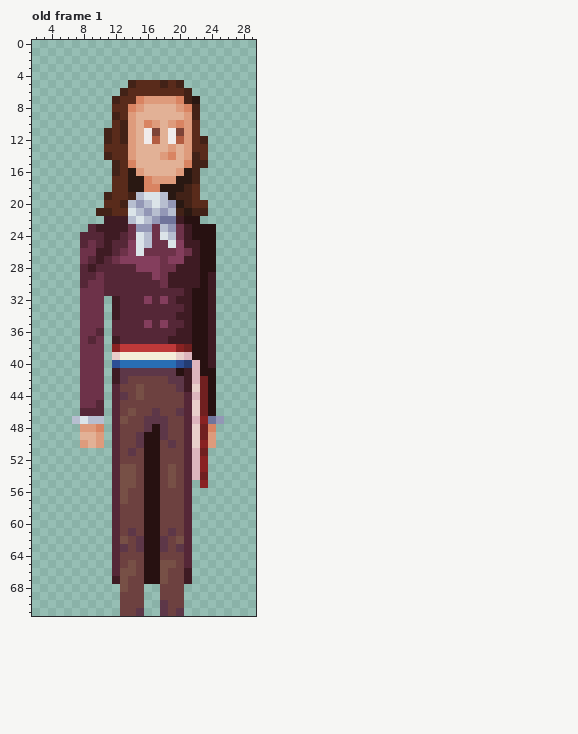
Two versions of one pixel-art file, Sprites/personagens/fase 4/desmoulins.aseprite. The picture above is the old version.
36x90 pixels, 1 frame. Shown: old frame 1: x 2..29, y 0..71. The commit also changed other frames or places, which this record leaves out.
The result:
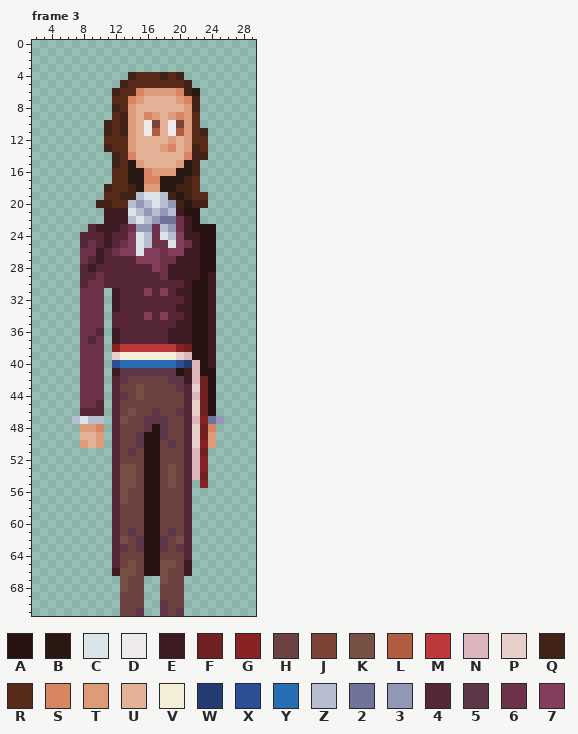
Palette (. is transparent): A #271111  B #291812  C #dbe4e9  D #f0ebeb  E #3e1b23  F #702020  G #892222  H #6d4140  J #7d4337  K #775046  L #b25c41  M #be3939  N #ddb5bd  P #e8cfca  Q #422217  R #592b1b  S #d98462  T #de9b7c  U #e2b196  V #f4edd8  W #243c72  X #2b4e95  Y #286eb4  Z #b7bed0  2 #70749b  3 #9397b6  4 #552737  5 #5d3748  6 #6d3249  7 #843e5d
A new or re-ordered frame is compared with the old frame closest to it.
Difference:
frames 1 -> 4
layer "Grupo 1/casaco" added
layer "Grupo 1/gola casaco" added
layer "casaco" removed
layer "gola casaco" removed
Frame 3 is new; against old frame 1:
y 4: x 14..20 ....... -> QRRRQRQ
y 5: x 13..14 .Q -> QR; x 18 Q -> R; x 20..21 Q. -> RQ
y 6: x 12..13 .Q -> QR; x 15..20 RRRRRR -> STTTTS; x 22 . -> B
y 7: x 12 Q -> R; x 14..22 RSTTTTSQB -> STUUUUTSQ
y 8: x 12 R -> Q; x 14..15 ST -> TU; x 20..21 TS -> UT
y 9: x 12..13 QR -> RQ; x 16..17 UU -> ST; x 19..20 UU -> TS; x 22 Q -> R
y 10: x 11 . -> Q; x 16..17 ST -> DJ; x 19..20 TS -> DJ
y 11: x 17 J -> L; x 20 J -> L; x 23 . -> Q
y 12: x 11 Q -> R; x 13 Q -> R; x 16..17 DL -> UU; x 19..20 DL -> TU; x 23 Q -> R
y 13: x 11 R -> Q; x 18..19 UT -> TS; x 22 R -> Q
y 14: x 11..12 QR -> .Q; x 14 T -> S; x 18..19 TS -> UU; x 21 T -> S; x 23 R -> Q
y 15: x 14..15 SU -> BT; x 20..21 US -> TB; x 23 Q -> .
y 16: x 12 Q -> R; x 15..20 TUUUUT -> BSTTTB
y 17: x 17..19 TTT -> SBB; x 21..22 BQ -> QR
y 18: x 11 . -> Q; x 14 B -> Q; x 16..17 SS -> TT; x 20 B -> Q
y 19: x 11 Q -> R; x 13 R -> Q; x 19..20 BQ -> QB; x 23 . -> R
y 20: x 10..11 .R -> QQ; x 13 Q -> R; x 20..23 BQRR -> QBQQ
y 21: x 10..13 QQRR -> .EEE; x 20..23 QBQQ -> EAA.
y 22: x 20..21 EA -> 6E
y 23: x 13 E -> 4
y 24: x 12 E -> 4; x 14 6 -> 7; x 20 6 -> 7; x 22 A -> E
y 25: x 13 4 -> 6; x 21 E -> 6
y 26: x 11..13 E46 -> 467; x 16..17 66 -> 77; x 19 6 -> 7; x 21 6 -> E
y 27: x 12..14 677 -> 444; x 19..20 77 -> 6E
y 28: x 15..16 77 -> 44; x 19 6 -> E
y 29: x 17 7 -> 4
y 30: x 18..20 6EE -> 444; x 22 E -> A
y 31: x 11..12 44 -> .E; x 16 4 -> 7; x 18 4 -> 7; x 20 4 -> E
y 32: x 16 7 -> 4; x 18 7 -> 4; x 20 E -> 4
y 33: x 20 4 -> E
y 34: x 12 E -> 4; x 16 4 -> 7; x 18 4 -> 7; x 20 E -> 4
y 35: x 16 7 -> 4; x 18 7 -> 4; x 20 4 -> E
y 36: x 12 4 -> E; x 19 4 -> E
y 42: x 12 E -> 4
y 43: x 21 E -> 4
y 65: x 21 4 -> E
y 66: x 12 4 -> E
y 67: x 12 E -> .; x 16..17 AA -> ..; x 21 E -> .
